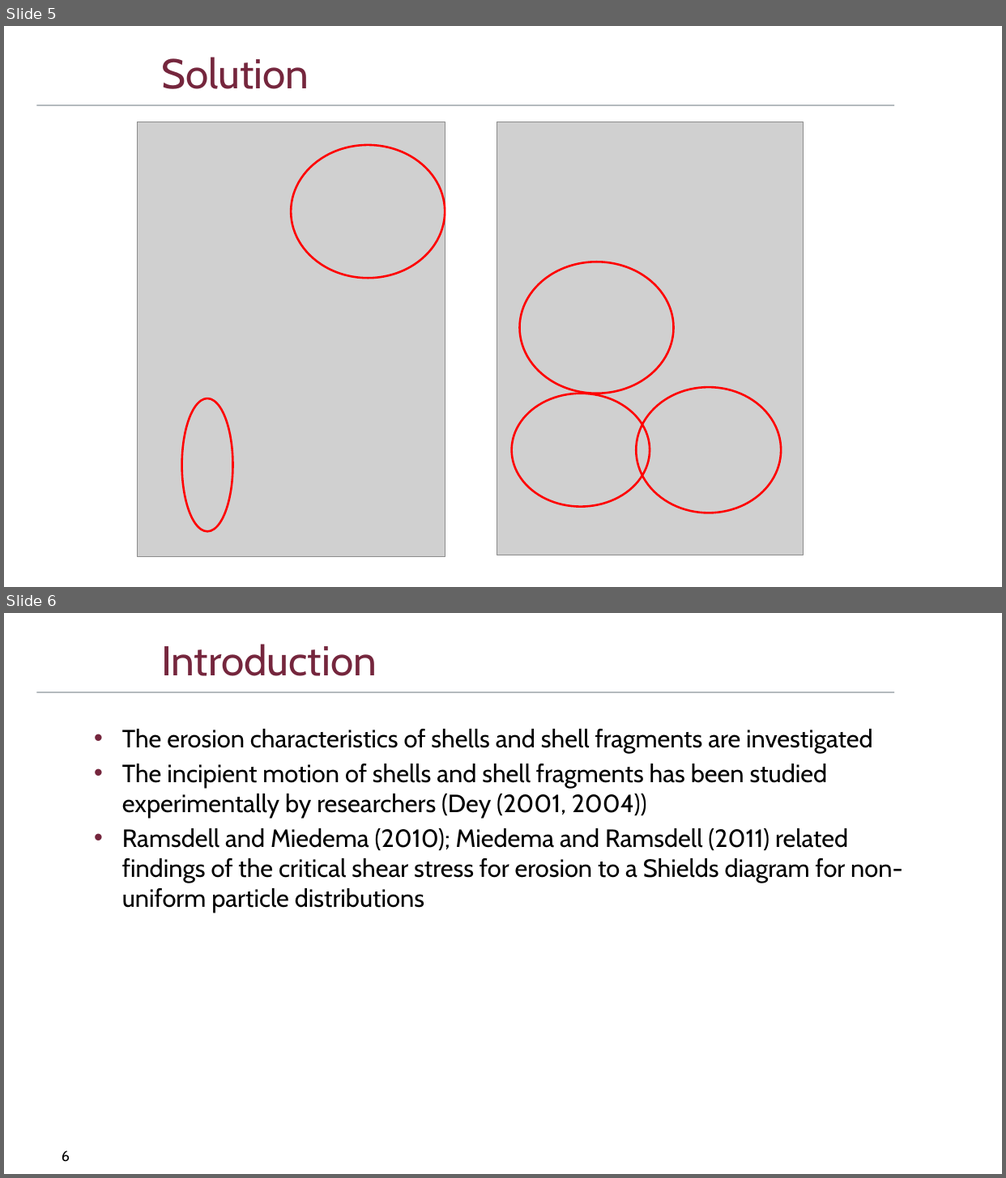
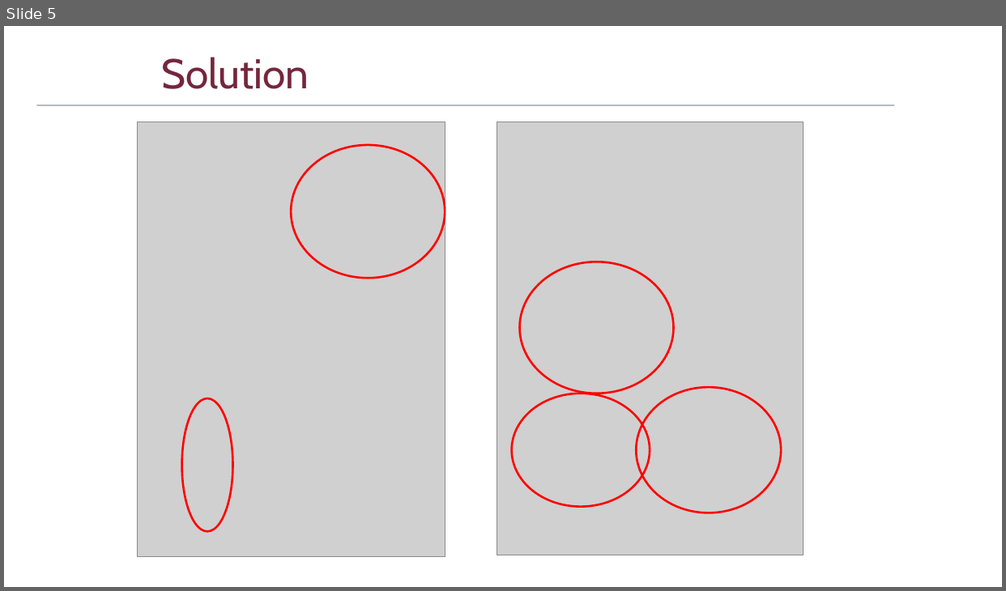
Before and after one commit to DriesSmit/SkripsieReport, a slide deck: OralExamination/SkripsieOral_APSmit.pptx. Shown one above the other, each under a label of ours: slides 5 and 6 before the commit, slide 5 after it. The pictures are 1006x1178 and 1006x591 pixels, drawn with LibreOffice and Linux fonts; fonts in the diff are those of the drawing; grey boxes stand for pictures; background and template pictures are left out. Boxes give left, top, right and bottom in pixels: in the first picture for what was removed or moved away, otherwise in the second. Text is boxed around its words. In the diff, an @@ line names an element or a change of style, - is before the commit and + after.

Commit message:
Intro,Overview and image processing is now complete.

```diff
--- a/OralExamination/SkripsieOral_APSmit.pptx
+++ b/OralExamination/SkripsieOral_APSmit.pptx
@@ slide 6 removed at bbox=[4, 613, 1002, 1174], background #FFFFFF; not listed: 1 template element that a slide beside it also shows @@
@@ title removed at bbox=[161, 644, 377, 676] @@
-Introduction
@@ text removed at bbox=[122, 729, 902, 913] @@
-• The erosion characteristics of shells and shell fragments are investigated
-• The incipient motion of shells and shell fragments has been studied experimentally by researchers (Dey (2001, 2004))
-• Ramsdell and Miedema (2010); Miedema and Ramsdell (2011) related findings of the critical shear stress for erosion to a Shields diagram for non-uniform particle distributions
@@ page number removed at bbox=[62, 1151, 70, 1162] @@
-6
```
Also in this commit, not shown: 2 slides changed, 2 slides added, 1 other slide removed, 1 other file.
